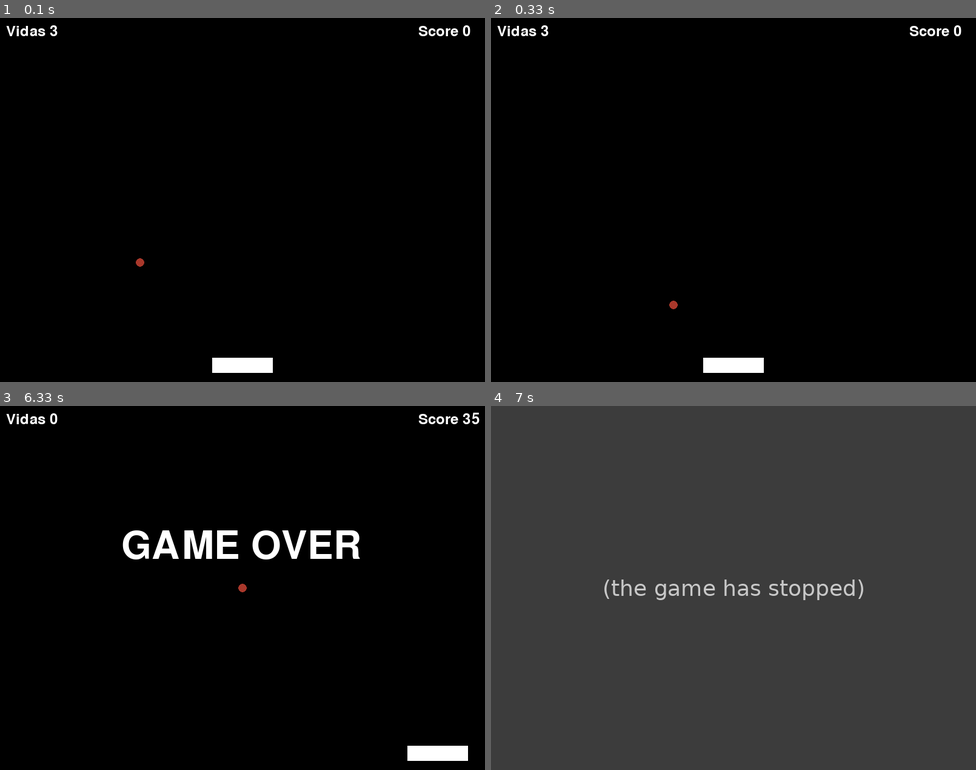
Above: before the commit, frames 1-4 (two rows, left to right).
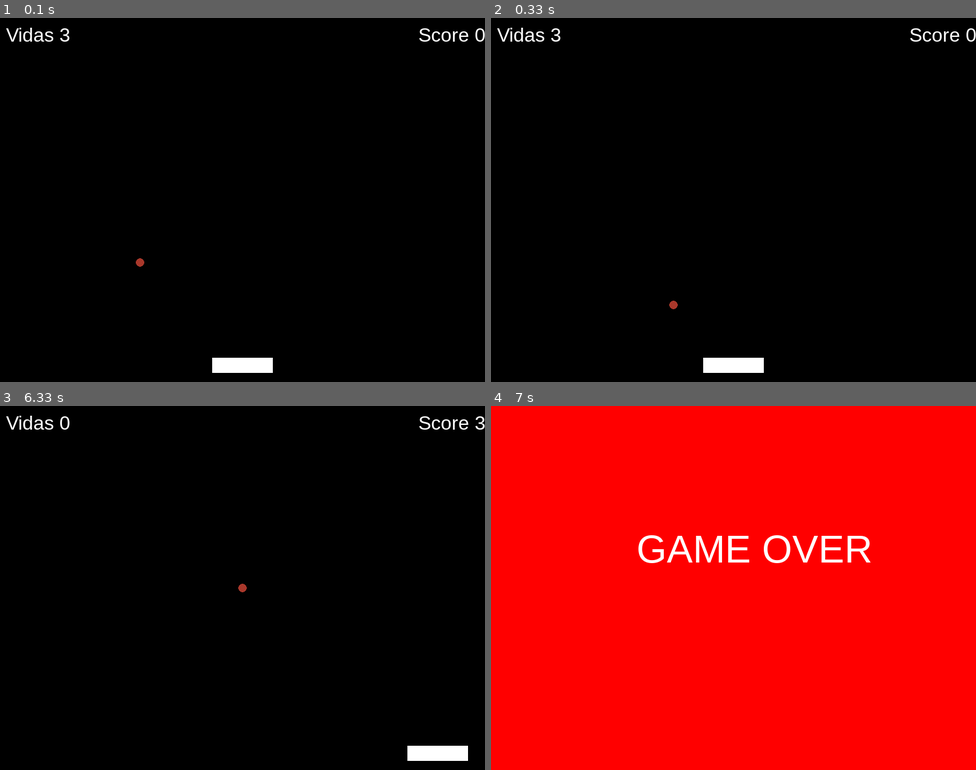
Above: after the commit, the same moments.

Repository: AgueroCode/pygameando
Game: pygame game, started from ball.py
The game is run twice, just before and just after one commit, with the same random seed, the same clock (stepped at 60 frames per second) and the same inputs.
Inputs:
- Up to frame 1 (0.1 s): no input
- Up to frame 2 (0.33 s): no input
- Up to frame 3 (6.33 s): hold Right 0.33-0.8 s; hold Right 0.83-1.3 s; hold Left 1.33-1.87 s; hold Left 1.9-2.3 s; hold Right 2.33-2.97 s; hold Left 3-3.47 s; hold Right 3.5-3.97 s; hold Right 4-4.47 s; hold Left 4.5-5.03 s; hold Left 5.07-5.47 s; hold Right 5.5-6.13 s
- Up to frame 4 (7 s): no input

The runs differ from the first frame. In frame 1, 0.6% of the frame differs, in the area x 1-100%, y 2-7%; in frame 2, 0.6%; in frame 3, 2.5%; in frame 4, 100%, in the area x 0-100%, y 0-100%.
Before the commit the program exited at 6.58 s; later frames show no game.

Commit message:
Con delay en el game over

Diff:
--- a/ball.py
+++ b/ball.py
@@ -86,8 +86,8 @@
 
 vidas = 3
 score = 0
-font = pg.font.Font('freesansbold.ttf', 24)
-over_font = pg.font.Font('freesansbold.ttf', 64)
+font = pg.font.SysFont("Arial", 32)
+over_font = pg.font.SysFont("Arial", 64)
 
 def vidasRestantes():
     valor_vidas = font.render("Vidas " + str(vidas), True, (255, 255, 255))
@@ -100,7 +100,7 @@
 def hasPerdido():
     if vidas == 0:
         se_acabo = over_font.render("GAME OVER", True, (255, 255, 255))
-        pantalla.blit(se_acabo, (200, 200))
+        pantalla.blit(se_acabo, (240, 200))
 
 bola = Bola(randint(0, ANCHO),
                 randint(0, ALTO),
@@ -123,8 +123,7 @@
     pierdebola = bola.actualizar()
     if pierdebola:
         vidas -= 1
-    sumapuntos = bola.comprueba_colision(raqueta)
-    if sumapuntos == True:
+    if bola.comprueba_colision(raqueta) == True:
         score += 5
 
     #gestion de la pantalla
@@ -133,12 +132,16 @@
     raqueta.dibujar(pantalla)
     vidasRestantes()
     puntuacion()
-    hasPerdido()
+
 
     pg.display.flip()
     if pierdebola:
         pg.time.delay(500)
 
+pantalla.fill(ROJO)
+hasPerdido()
+pg.display.flip()
+pg.time.delay(1000)
 
 pg.quit()
 sys.exit()
